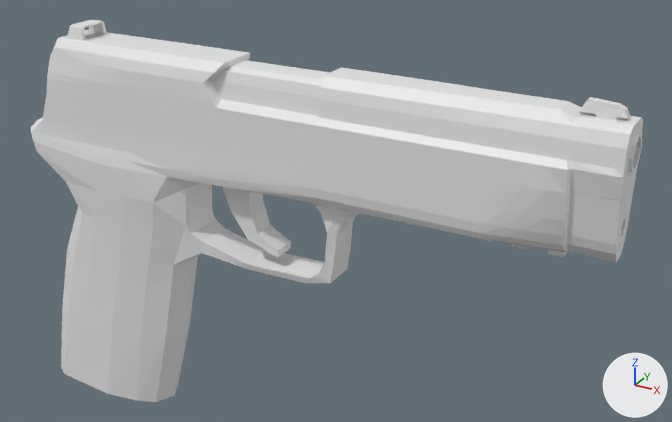
Renders of the Blender file BlendFilesForUnity/Models that are still in progress/Pistol_P250.blend from each side of a commit.
Rendered twice from a camera (50 mm lens) standing at (0.487, -0.752, 0.447) and looking at (0.049, 0.044, 0.049). The axes (+X, +Y, +Z) are drawn at lower right. The lights are the same throughout.

Objects in the first picture: 'Pistol_P250', 'Pistol_P250 Top'.
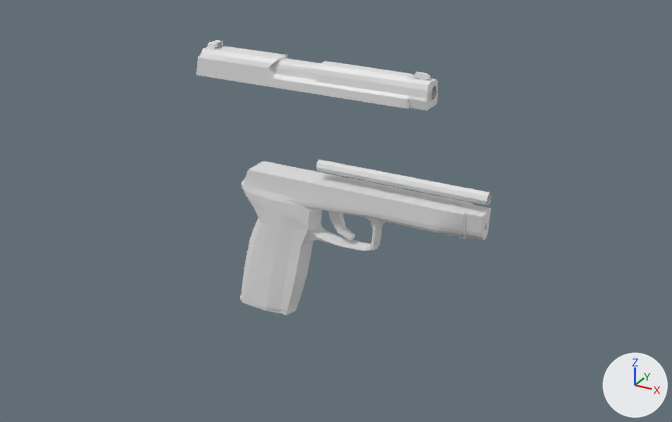
Changed parts and their boxes (x1, y1, x2, y2) in the pictures (672 x 422 px; the box of a moved part takes in the faces that stretch with it):
'Pistol_P250', reshaped, moved, rescaled: before (31, 96, 642, 402); after (241, 160, 492, 310)
'Pistol_P250 Top', moved, rescaled (59% narrower, 61% shorter): before (46, 19, 643, 201); after (196, 40, 438, 111)
'Pistol_P250 Magazine', added: after (240, 296, 298, 315)
part 1 of me_cube_001, moved or reshaped: before (107, 177, 356, 402); after (266, 206, 384, 310)
part 2 of me_cube_001, moved or reshaped: before (31, 117, 96, 190); after (241, 177, 270, 212)

The change in detail:
me_cube_001 is used by ob_pistol_p250; location (-0.219, 0.0, -0.097); scale (3.26, 3.26, 3.26).
Verts and faces of me_cube_001; kept vertices keep their numbers, new ones are numbered from 391.
Before the commit, vertices of me_cube_001: 6 (-0.023, 0.012, 0.055), 8 (-0.025, 0.011, 0.061), 40 (-0.03, 0.007, 0.061), 55 (-0.034, 0.0, 0.061) at pixel (36, 120), 57 (-0.021, 0.0, 0.068).
Before the commit, vertices of me_cube_001: 142 (-0.031, 0.0, 0.058), 143 (-0.024, 0.012, 0.059), 147 (-0.028, 0.007, 0.058).
me_cube_001 had 391 vertices, 340 faces and spanned x -0.034..0.176, y 0.0..0.012, z -0.04..0.09.
me_cube_001 now has 395 vertices, 341 faces and spans x -0.034..0.176, y 0.0..0.012, z -0.04..0.09.
Part 1, on me_cube_001:
5 vertices are removed from x -0.02..0.009, y 0.0..0.009, z -0.04..-0.039.
8 faces are deleted.
25 vertices in x 0.042..0.096, y 0.004..0.006, z 0.027..0.056 move by (0.0, -0.001, 0.0).
6 vertices in x 0.023..0.038, y 0.007, z -0.011..0.051 move by (0.0, 0.003, 0.0).
3 vertices in x 0.042..0.093, y 0.005..0.006, z 0.033..0.047 move by (0.0, -0.001, -0.001).
4 vertices move from x 0.016..0.091, y 0.0..0.007, z -0.04..0.029 to x 0.016..0.091, y 0.0..0.01, z -0.037..0.03.
9 vertices are added at x -0.032..0.018, y 0.0..0.01, z -0.04..-0.037.
9 new faces join them.
Part 2, on me_cube_001:
Vertex 6 moves to (-0.019, 0.012, 0.055).
Vertex 8 moves to (-0.021, 0.011, 0.061).
Vertex 40 moves to (-0.026, 0.007, 0.062).
Vertex 55 moves to (-0.028, 0.0, 0.062), pixel (244, 178).
Vertex 57 moves to (-0.023, 0.0, 0.068).
Vertex 142 moves to (-0.028, 0.0, 0.059).
Vertex 143 moves to (-0.021, 0.012, 0.059).
Vertex 147 moves to (-0.026, 0.007, 0.058).
Mesh me_cube_004 is new.
It has 34 vertices, 35 faces and spans x -0.0252..0.036, y 0.0..0.0106, z -0.0013..0.0606.
Object 'Pistol_P250 Top' (ob_pistol_p250_top) moves from (0.0694, 0.0, 0.2141) to (0.0579, 0.0, 0.2212).
Object 'Pistol_P250 Top' (ob_pistol_p250_top) is rescaled from (3.26, 3.26, 3.26) to (1.32, 1.36, 1.36).
Object 'Pistol_P250' (ob_pistol_p250) moves from (-0.219, 0.0, -0.097) to (0.0, 0.0, 0.0).
Object 'Pistol_P250' (ob_pistol_p250) is rescaled from (3.26, 3.26, 3.26) to (1.32, 1.36, 1.36).
Object 'Pistol_P250 Magazine' (ob_pistol_p250_magazine) is new; it shows me_cube_004.
Its location is (-0.0114, 0.0, -0.0559).
Its scale is (1.36, 1.4, 1.41).
It gains a MIRROR modifier named 'Mirror'.
Modifier setting: use_axis = (False, True, False).
Modifier setting: use_clip = True.
